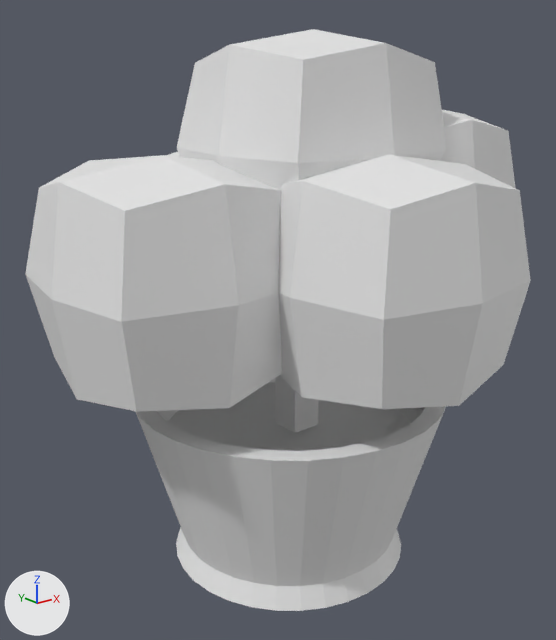
Renders of the FBX model Assets/Models/Furnitures/Bonsai tree.fbx from each side of a commit.
Camera for both pictures: a 50 mm lens placed at (-5.188, -5.023, 1.301), pointed at (-3.937, -3.46, 0.676). Arrows for +X, +Y and +Z are at lower left; the lights stay in place. Where no turn or scale is listed for an object, it has been applied to the vertices.

Names of what the first picture shows: 'Bonsai tree'.
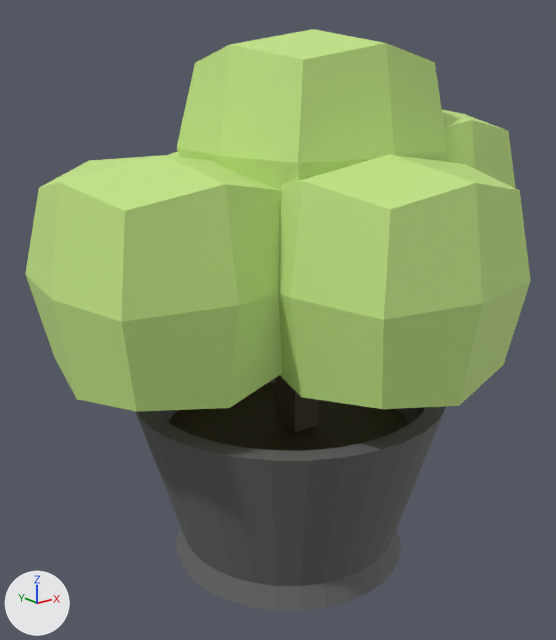
The newer file is also turned or shifted as a whole; pictures and numbers use the older file's frame.

What differs and where, as boxes [x1, y1, x2, y2] in the pictures (556 x 640 px):
```json
{"part": 1, "of": "me_cube_004", "change": "recoloured", "before": [25, 29, 531, 412], "after": [25, 29, 531, 412], "on screen": "grey to green"}
{"part": 2, "of": "me_cube_004", "change": "recoloured", "before": [168, 375, 410, 451], "after": [168, 375, 410, 451]}
{"part": 3, "of": "me_cube_004", "change": "recoloured", "before": [135, 378, 446, 611], "after": [135, 378, 446, 611]}
```

Scene script edits in JSON lines:
```json
{"op": "add", "block": "mat_material_005", "code": ["mat_material_005 = principled_material('Material.005')", "mat_material_005.base_color = (0.124, 0.124, 0.124)  # dark grey #636363", "mat_material_005.roughness = 0.69"]}
{"op": "add", "block": "mat_material", "code": ["mat_material = principled_material('Material')", "mat_material.base_color = (0.562, 0.8, 0.24)  # green #c6e786", "mat_material.roughness = 0.69"]}
{"op": "add", "block": "mat_material_003", "code": ["mat_material_003 = principled_material('Material.003')", "mat_material_003.base_color = (0.0607, 0.0448, 0.0146)  # brown #463c20", "mat_material_003.roughness = 0.69"]}
{"block": "me_cube_004", "where": "me_cube_004.from_pydata(...)  # 342 vertices, 297 faces; spans x -0.677..0.653, y -0.598..0.586, z -0.742..0.667"}
{"block": "me_cube_004", "where": "# used by ob_bonsai_tree; location = (-3.889, -3.469, 0.751)"}
{"block": "me_cube_004", "change": "me_cube_004 part 1: all 120 faces that had it switch from mat_material_002 (white #e7e7e7) to mat_material (green #c6e786)"}
{"block": "me_cube_004", "change": "me_cube_004 part 2: all 16 faces that had it switch from mat_material_001 (white #e7e7e7) to mat_material_003 (brown #463c20)"}
{"block": "me_cube_004", "change": "me_cube_004 part 3: all 161 faces that had it switch from mat_material_004 (white #e7e7e7) to mat_material_005 (dark grey #636363)"}
```
